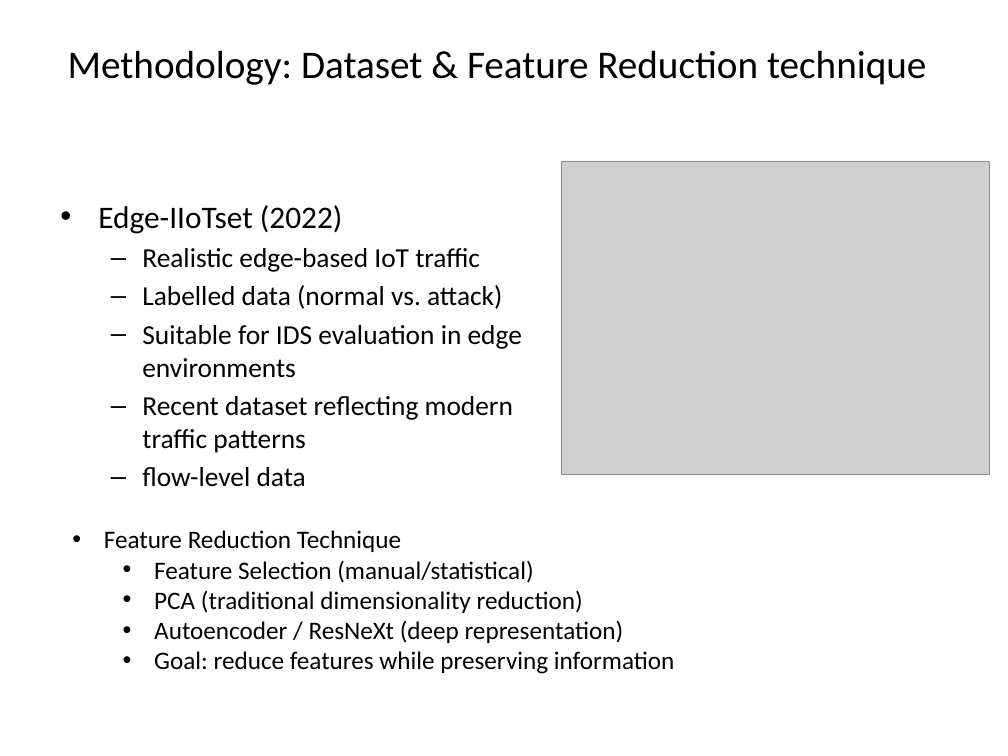
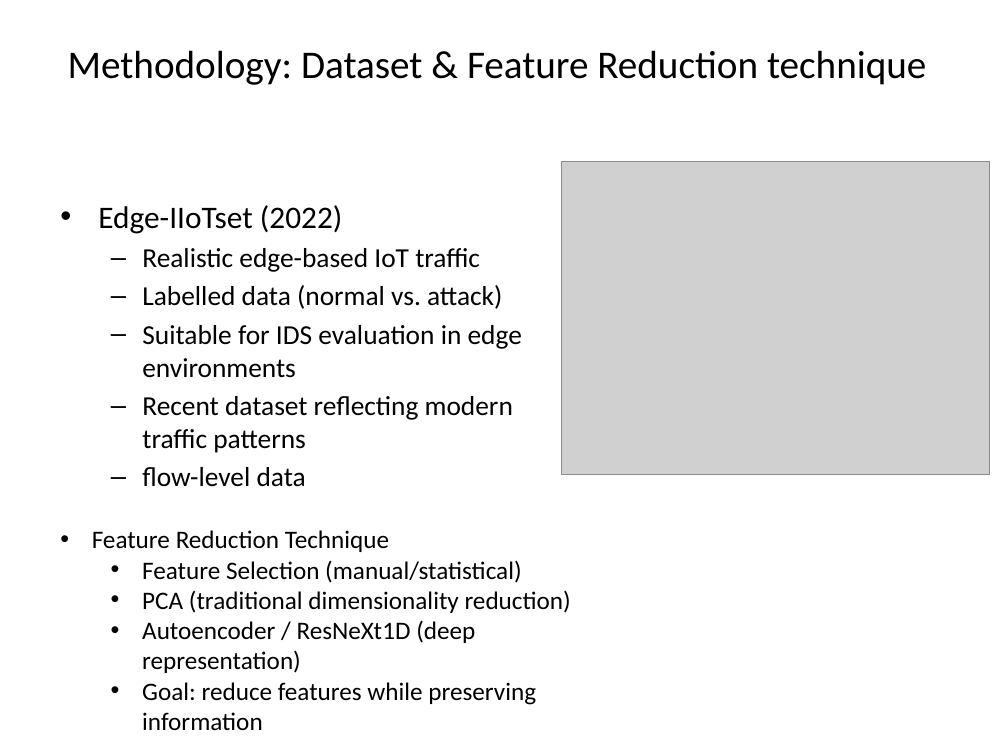
Before and after one commit to YMa10-ACS/Edge-IDS-Framework, a slide deck: slide 7 of Presentation/IoMT_IDS_Presentation.pptx. Drawn at 1008x756 pixels with LibreOffice and Linux fonts; fonts in the diff are those of the drawing; grey boxes stand for pictures. Boxes give left, top, right and bottom in pixels: in the first picture for what was removed or moved away, otherwise in the second. Text is boxed around its words. In the diff, an @@ line names an element or a change of style, - is before the commit and + after.

```diff
--- a/Presentation/IoMT_IDS_Presentation.pptx
+++ b/Presentation/IoMT_IDS_Presentation.pptx
@@ text "Feature Reduction Technique" moved from (x1=104, y1=530, x2=675, y2=674) to (x1=92, y1=530, x2=571, y2=730) @@
@@ text at (x1=142, y1=620, x2=475, y2=673): text changed @@
-  • Autoencoder / ResNeXt (deep representation)
+  • Autoencoder / ResNeXt1D (deep representation)
```
Also in this commit, not shown: 1 other slide changed, 1 slide added, 1 slide removed, 11 other files.
